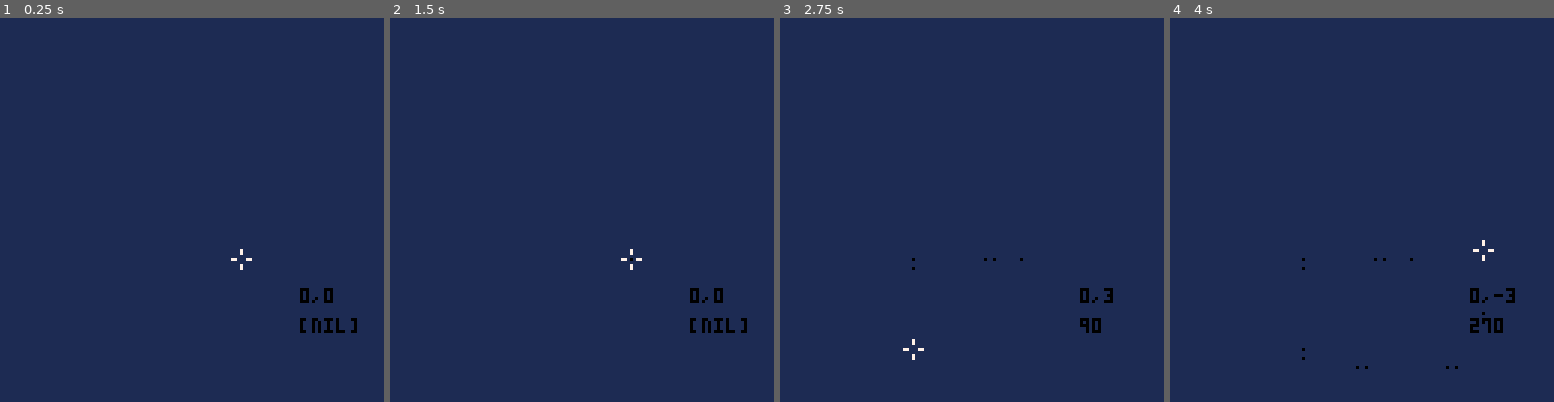
Above: before the commit, frames 1-4 (left to right).
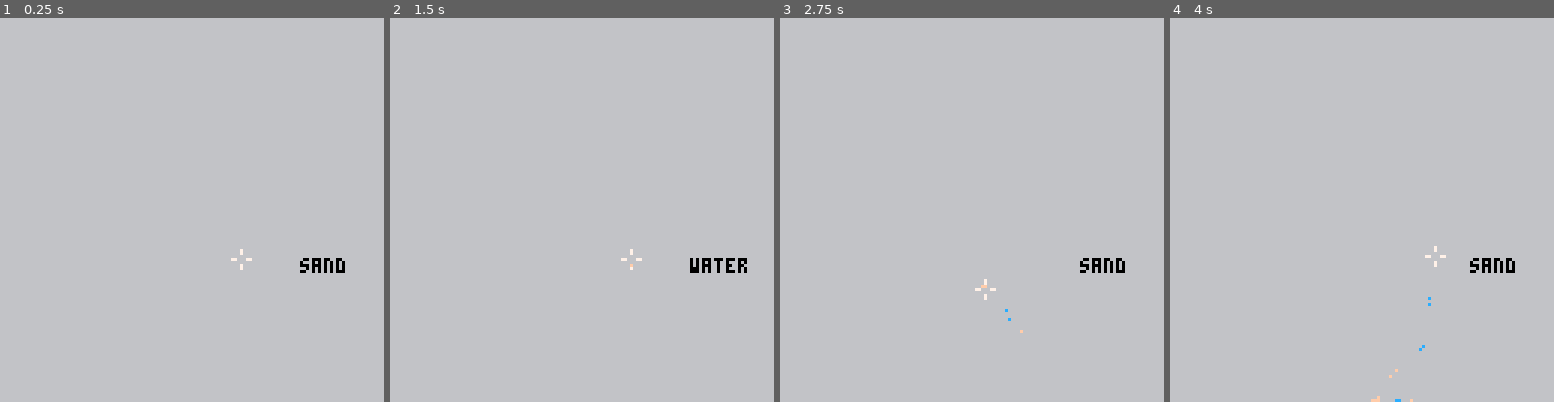
Above: after the commit, the same moments.

Repository: graearea/pico8
Game: PICO-8 cartridge sandstorm.p8
Two runs of this game, one before a commit and one after it. Both use one fixed random seed, a clock stepped at 60 frames per second and the inputs below.
Inputs:
- Up to frame 1 (0.25 s): no input
- Up to frame 2 (1.5 s): tap O (Z key) at 0.33, 0.7, 1.43 s; tap X (X key) at 1.07 s
- Up to frame 3 (2.75 s): hold Left 1.97-2.37 s; tap X (X key) at 2.07, 2.4, 2.73 s; tap O (Z key) at 2.22 s; hold Down from 2.42 s (still down)
- Up to frame 4 (4 s): release Down at 2.82 s; hold Right 2.87-3.53 s; tap X (X key) at 3.07, 3.4, 3.73 s; tap O (Z key) at 3.1, 3.98 s; hold Up from 3.58 s (still down)

The runs differ from the first frame. In frame 1, 100% of the frame differs, in the area x 0-100%, y 0-100%; in frame 2, 100%; in frame 3, 100%; in frame 4, 100%.

Commit message:
added elements

Diff:
--- a/sandstorm.p8
+++ b/sandstorm.p8
@@ -4,46 +4,13 @@
 function _init()
  target={x=80, y=80,speed=3}
  rectfill(0,0,128,128,9)
- curr_elem=0
-end
-
-function _update()
- local dx=0
- local dy=0
- if (btn(⬅️)) then dx=-1 end
- if (btn(➡️)) then dx=1 end
- if (btn(⬆️)) then dy=1 end
- if (btn(⬇️)) then dy=-1 end
- if (btn(❎)) then sprinkle() end
- if (btn(🅾️)) then change() end
- vector=move_target(dx,dy,target)
-end
-
-particles={}
-
-function draw_particles()
- for p in all(particles) do
-  pset(p.x,p.y,p.elem)
- end
-end
-
-function sprinkle()
- add(particles, new_particle(target.x,target.y))
-end
-
-function change()
- print(curr_elem,100,80,black)
- curr_elem=((curr_elem+1)%4)+1
-end
-
-function new_particle(x,y)
- return {x=x, y=y, element=curr_elem}
+ curr_elem=1
+ bgc=6
 end
 
 function _draw()
- rectfill(0,0,128,128,1)
- print(angle,100,100,black)
- print((vector.dx) .. "," .. (vector.dy) ,100,90,black)
+ rectfill(0,0,128,128,6)
+ print(elements[curr_elem].name,100,80,black)
  local x=target.x
  local y=target.y
  line(x-3,y,x-2,y,7)
@@ -53,13 +20,108 @@
  draw_particles()
 end
 
+function _update()
+ local dx=0
+ local dy=0
+ if (btn(⬅️)) then dx=-1 end
+ if (btn(➡️)) then dx=1 end
+ if (btn(⬆️)) then dy=-1 end
+ if (btn(⬇️)) then dy=1 end
+ if (btn(❎)) then sprinkle() end
+ if (btn(🅾️)) then change() else btn_up() end
+
+ vector=move_target(dx,dy,target)
+ apply_gravity()
+end
+
+particles={}
+
+states={
+  solid={
+   move=function(x,y)
+    return {{y=y+1,x=x}}
+   end
+  },
+  liquid={
+   move=function(x,y)
+    return {
+     {y=y+1,x=x},
+     {y=y+1,x=x+1},
+     {y=y+1,x=x-1}
+    }
+   end
+  }
+}
+elements={
+ {name="sand",colour=15,state=states.solid},
+ {name="water",colour=12,state=states.liquid},
+}
+
+
+function sprinkle()
+ local rndx=rnd(4)-2
+ local rndy=rnd(4)-2
+ add(particles, new_particle(target.x+rndx,target.y+rndy))
+end
+
+btndown=false
+
+function change()
+ if not btndown then
+  curr_elem=((curr_elem)%#elements)+1
+  btndown=true
+ end
+end
+
+function btn_up()
+ btndown=false
+end
+
+-->8
+--particles
+function apply_gravity()
+ for p in all(particles) do
+  p:fall()
+ end
+end
+
+function draw_particles()
+ for p in all(particles) do
+  pset(p.x,p.y,p.element.colour)
+ end
+end
+
+function new_particle(x,y)
+ return particle(x,y,elements[curr_elem])
+end
+
+function particle(x,y,element)
+ return {
+  x=x,
+  y=y,
+  element=element,
+  fall=function(self)
+   moves=element.state.move(self.x,self.y)
+   for move in all(moves) do
+    if is_clear(move.x,move.y) then
+      self.x=move.x
+      self.y=move.y
+      break
+    end
+   end
+  end
+ }
+
+end
+
+function is_clear(x,y)
+ return pget(x,y)==bgc or pget(x,y+1)==7
+end
+
 function move_target(dx,dy,obj)
  if dx==0 and dy==0 then return {dx=0,dy=0} end
- angle=  ((atan2(dx,dy)*360))%360
- new_dx=(obj.speed*cos(-angle/360))
- new_dy=(obj.speed*sin(-angle/360))
- obj.x=obj.x+new_dx
- obj.y=obj.y+new_dy
+ obj.x=obj.x+dx
+ obj.y=obj.y+dy
  return {dx=new_dx,dy=new_dy}
 end
 __gfx__
